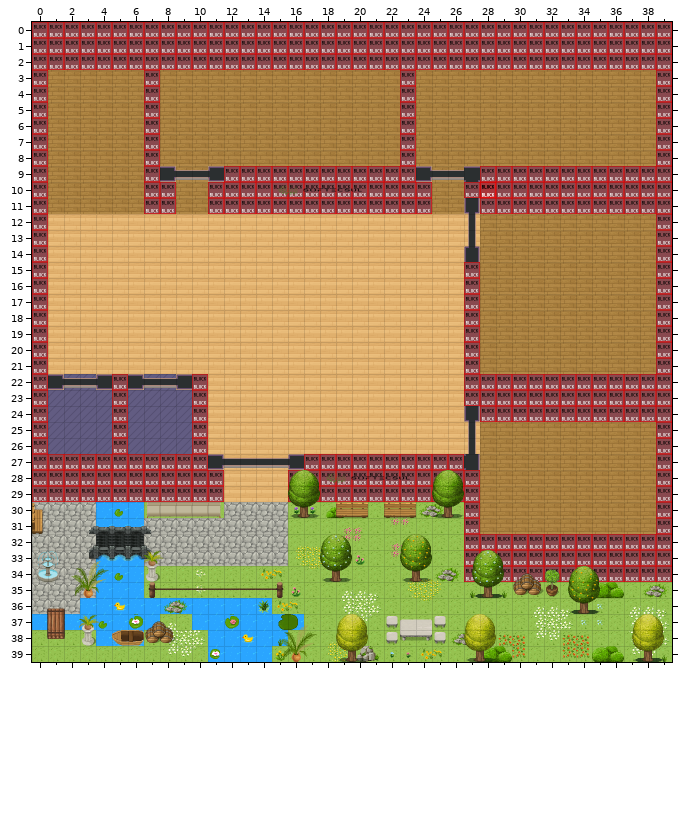
Tiled map (JSON): map.tmj. That is the earlier state.
Cells are 32x32 px. Shown: x 0..39, y 0..39.
After:
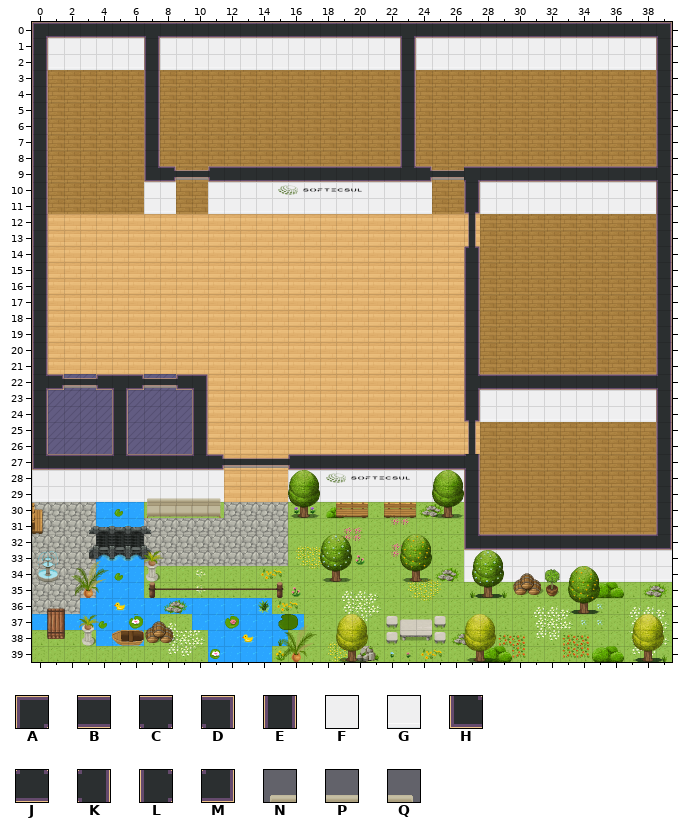
Key: from "Chunk 1": A 190, B 191, C 194, D 195, E 196, F 197, G 201, H 210, J 211, K 212, L 213, M 219, N 220, P 221, Q 222.
_ is an empty cell.
Tiles of an added or newly shown layer are drawn over the layers below it.
Difference:
Layer "walls/walls1" (now shown):
The author put tile A in row 0 at x 0.
The author put tile B in row 0 at x 1 to 6, 8 to 22 and 24 to 38; in row 9 at x 12 to 22 and 28 to 38; in row 22 at x 28 to 38; in row 27 at x 1 to 4, 6 to 9 and 17 to 26; in row 32 at x 28 to 38.
The author put tile C in row 0 at x 7 and 23; in row 22 at x 5.
The author put tile D in row 0 at x 39; in row 22 at x 10.
The author put tile E in rows 1 to 8 at x 0, 7, 23 and 39; in row 9 at x 0; in row 10 at x 0, 27 and 39; in rows 11 to 14 at x 0 and 39; in rows 15 to 21 at x 0, 27 and 39; in row 23 at x 0, 5, 10, 27 and 39.
The author put tile E in rows 24 to 26 at x 0, 5, 10 and 39; in row 27 at x 39; in rows 28 to 31 at x 27 and 39.
The author put tile F in row 1 at x 1 to 6, 8 to 22 and 24 to 38; in row 10 at x 7 to 8, 11 to 24 and 28 to 38; in row 23 at x 28 to 38; in row 28 at x 0 to 11 and 16 to 26; in row 33 at x 27 to 39.
The author put tile G in row 2 at x 1 to 6, 8 to 22 and 24 to 38; in row 11 at x 7 to 8, 11 to 24 and 28 to 38; in row 24 at x 28 to 38; in row 29 at x 0 to 11 and 16 to 26; in row 34 at x 27 and 29 to 39.
The author put tile H in row 9 at x 7; in row 27 at x 0; in row 32 at x 27.
The author put tile J in row 9 at x 23; in row 27 at x 5 and 10.
The author put tile K in row 9 at x 39; in row 22 at x 39.
The author put tile L in row 22 at x 0 and 27.
The author put tile M in row 32 at x 39.
Layer "walls/walls2" (now shown):
The author put tile N in row 29 at x 7.
The author put tile P in row 29 at x 8 to 10.
The author put tile Q in row 29 at x 11.
Pixel boxes of the changes (left, top, right, bottom) in both pictures:
added: (32, 22, 672, 582)
